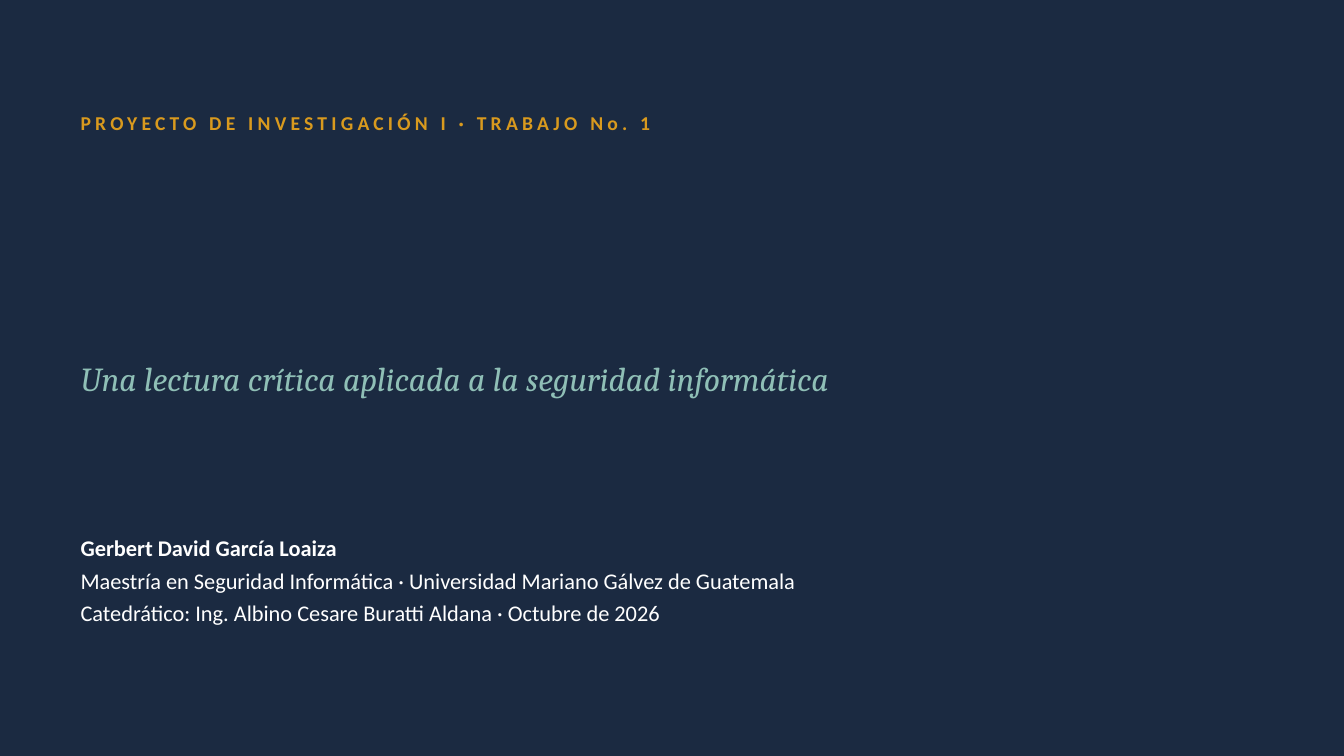
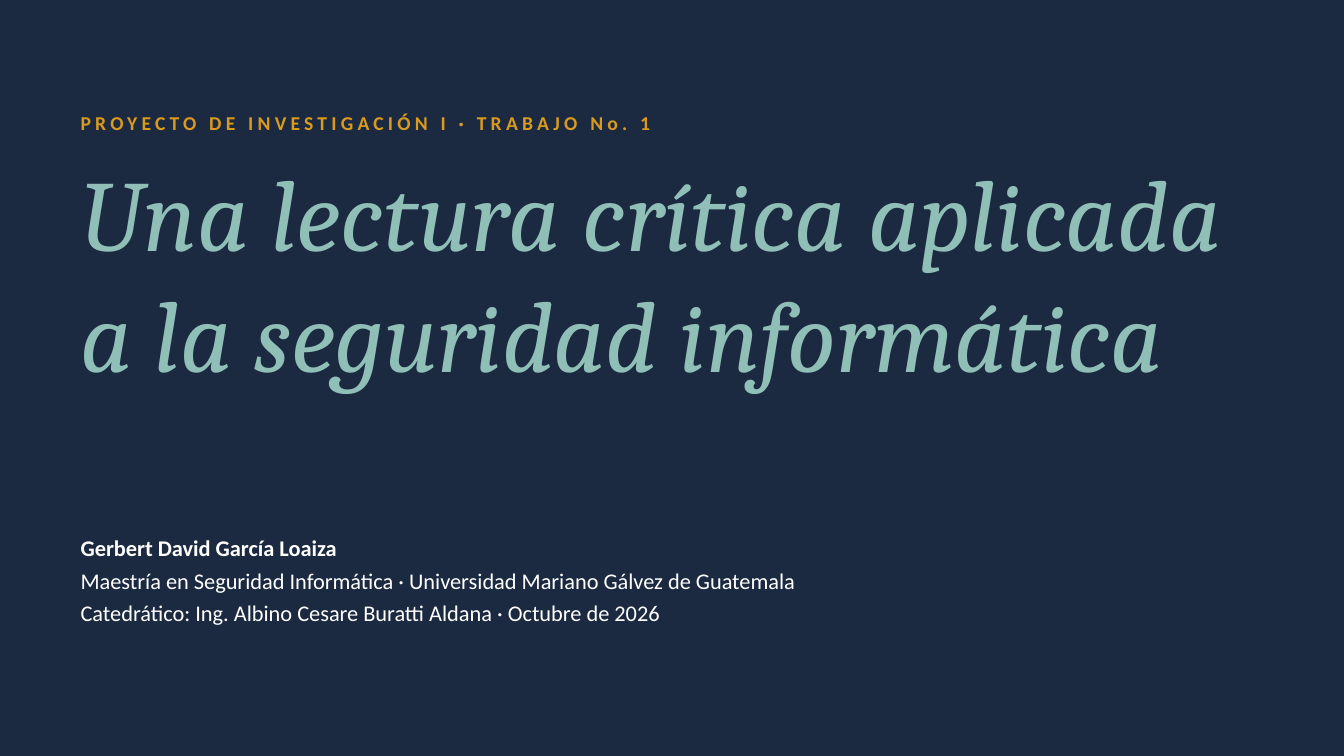
Before and after one commit to GG-II/4to-TRIMESTRE-Maestria, a slide deck: slide 1 of Proyecto de Investigación 1/Trabajo 1/Presentacion-Kuhn-y-seguridad-informatica.pptx. Drawn at 1344x756 pixels with LibreOffice and Linux fonts; fonts in the diff are those of the drawing. Boxes give left, top, right and bottom in pixels: in the first picture for what was removed or moved away, otherwise in the second. Text is boxed around its words. In the diff, an @@ line names an element or a change of style, - is before the commit and + after.

```diff
--- a/Proyecto de Investigación 1/Trabajo 1/Presentacion-Kuhn-y-seguridad-informatica.pptx
+++ b/Proyecto de Investigación 1/Trabajo 1/Presentacion-Kuhn-y-seguridad-informatica.pptx
@@ text "Una lectura crítica aplicada a ...": place and size @@
-text "Una lectura crítica aplicada a ..." at [81,367,829,399]
+text "Una lectura crítica aplicada a ..." at [81,181,1221,394]
@@ text "Una lectura crítica aplicada a ..." at [81,181,1221,394]: size 24 to 72 pt @@
```
Also in this commit, not shown: 2 other slides changed, 4 other files.
